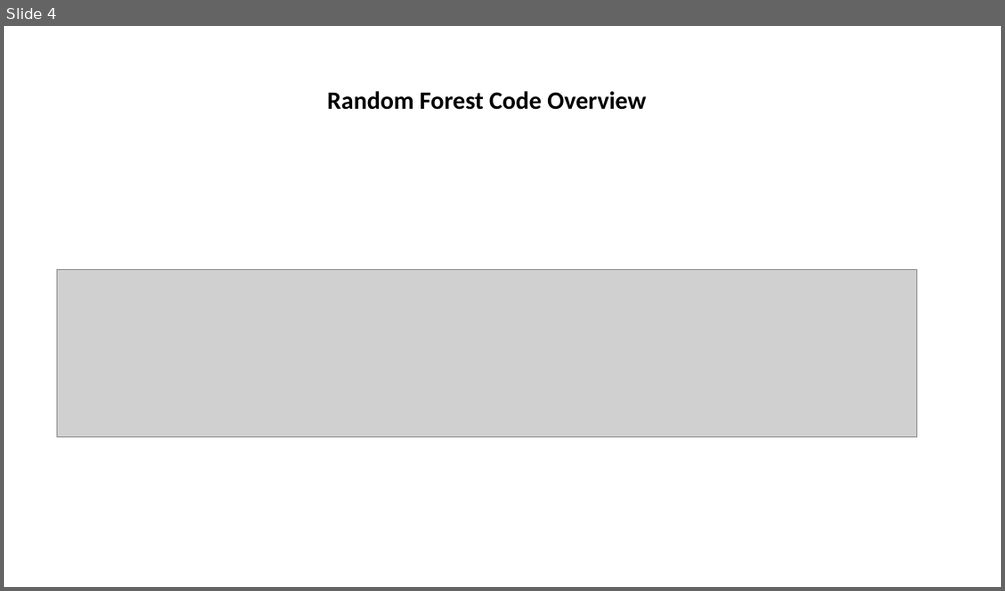
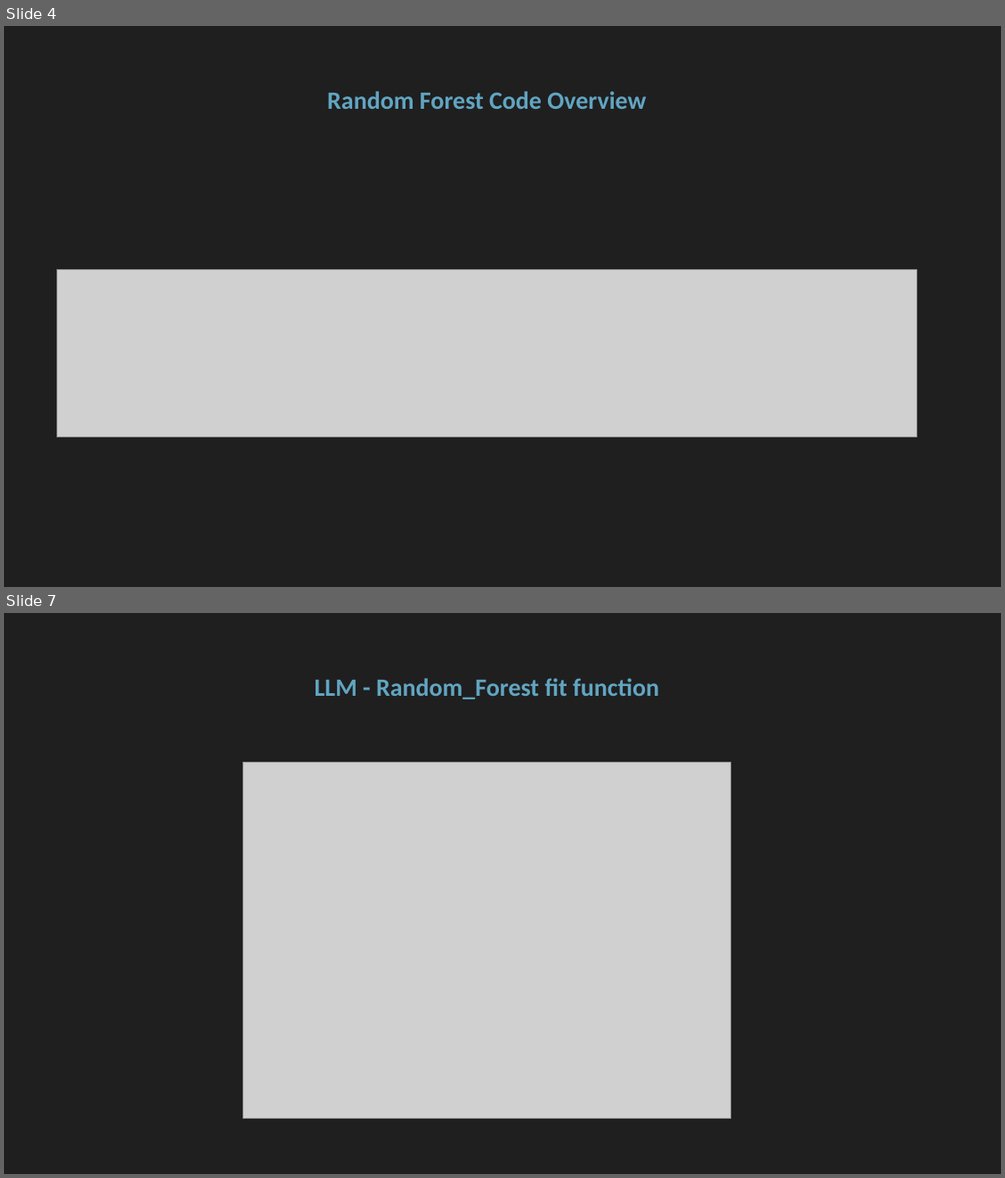
Before and after one commit to floengl/Machine-Learning, a slide deck: Exercise_2/Exercie2_slides.pptx. Shown one above the other, each under a label of ours: slide 4 before the commit, slides 4 and 7 after it; the slides between them are not shown. The pictures are 1005x591 and 1005x1178 pixels, drawn with LibreOffice and Linux fonts; fonts in the diff are those of the drawing; grey boxes stand for pictures. Boxes give left, top, right and bottom in pixels: in the first picture for what was removed or moved away, otherwise in the second. Text is boxed around its words. In the diff, an @@ line names an element or a change of style, - is before the commit and + after.

```diff
--- a/Exercise_2/Exercie2_slides.pptx
+++ b/Exercise_2/Exercie2_slides.pptx
@@ slide 7 added at (4,613,1001,1174), background #1F1F1F @@
@@ title added at (315,678,659,699), 24 pt, text #61A5C2, bold @@
+LLM - Random_Forest fit function
@@ picture added at (243,763,731,1119) @@
@@ slide 4 changed as well @@
@@ background #FFFFFF to #1F1F1F @@
@@ title "Random Forest Code Overview" at (327,91,646,109): text colour #000000 to #61A5C2 @@
```
Also in this commit, not shown: 4 other slides changed, 9 other slides added, 3 other files.
